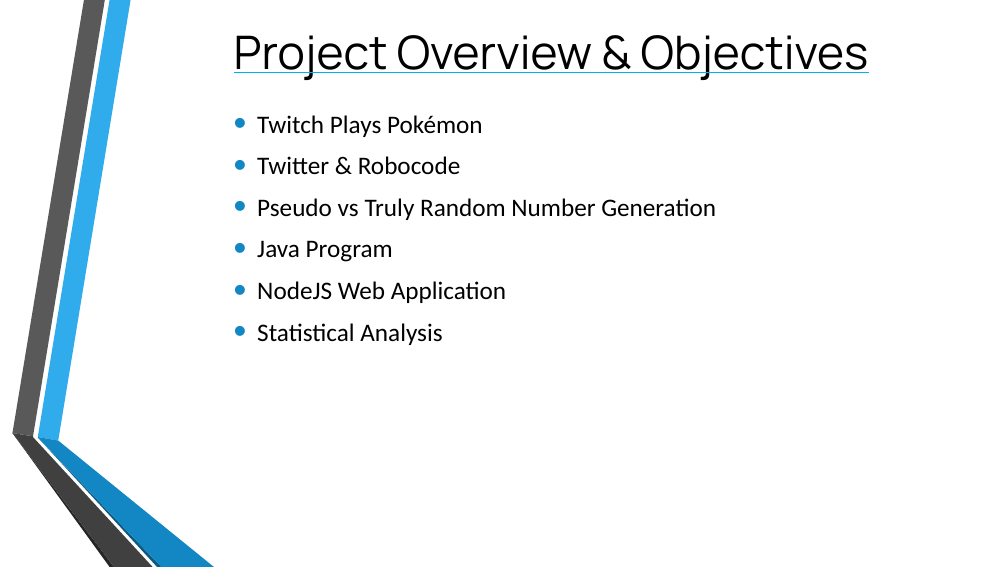
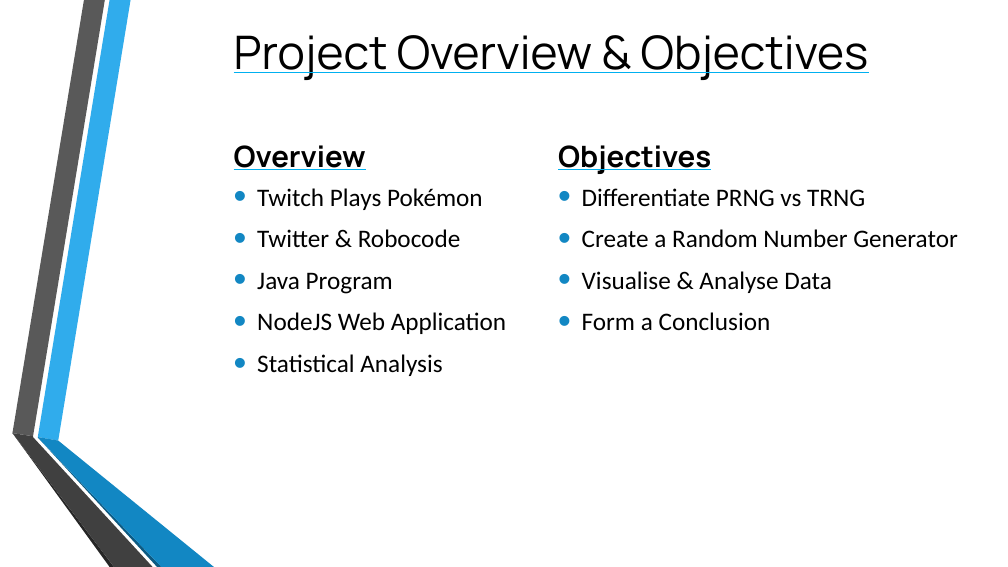
Before and after one commit to TomPlum/major-project, a slide deck: slide 2 of Assessed Work/CPU6001 - Project Viva Presentation.pptx. Drawn at 1008x567 pixels with LibreOffice and Linux fonts; fonts in the diff are those of the drawing; background and template pictures are left out. Boxes give left, top, right and bottom in pixels: in the first picture for what was removed or moved away, otherwise in the second. Text is boxed around its words. In the diff, an @@ line names an element or a change of style, - is before the commit and + after.

```diff
--- a/Assessed Work/CPU6001 - Project Viva Presentation.pptx
+++ b/Assessed Work/CPU6001 - Project Viva Presentation.pptx
@@ text added at box(234, 145, 366, 170), 28 pt, text #000000, bold, underline @@
+Overview
@@ text added at box(558, 145, 711, 174), 28 pt, text #000000, bold, underline @@
+Objectives
@@ text "Twitch Plays Pokémon": place and size @@
-text "Twitch Plays Pokémon" at box(257, 115, 716, 345)
+text "Twitch Plays Pokémon" at box(257, 188, 506, 376)
@@ text at box(257, 198, 716, 220): paragraph removed @@
-• Pseudo vs Truly Random Number Generation
@@ text added at box(582, 188, 958, 331), 24 pt, text #000000 @@
+• Differentiate PRNG vs TRNG
+• Create a Random Number Generator
+• Visualise & Analyse Data
+• Form a Conclusion
```
Also in this commit, not shown: 4 other slides changed, 3 slides added, 28 other files.
